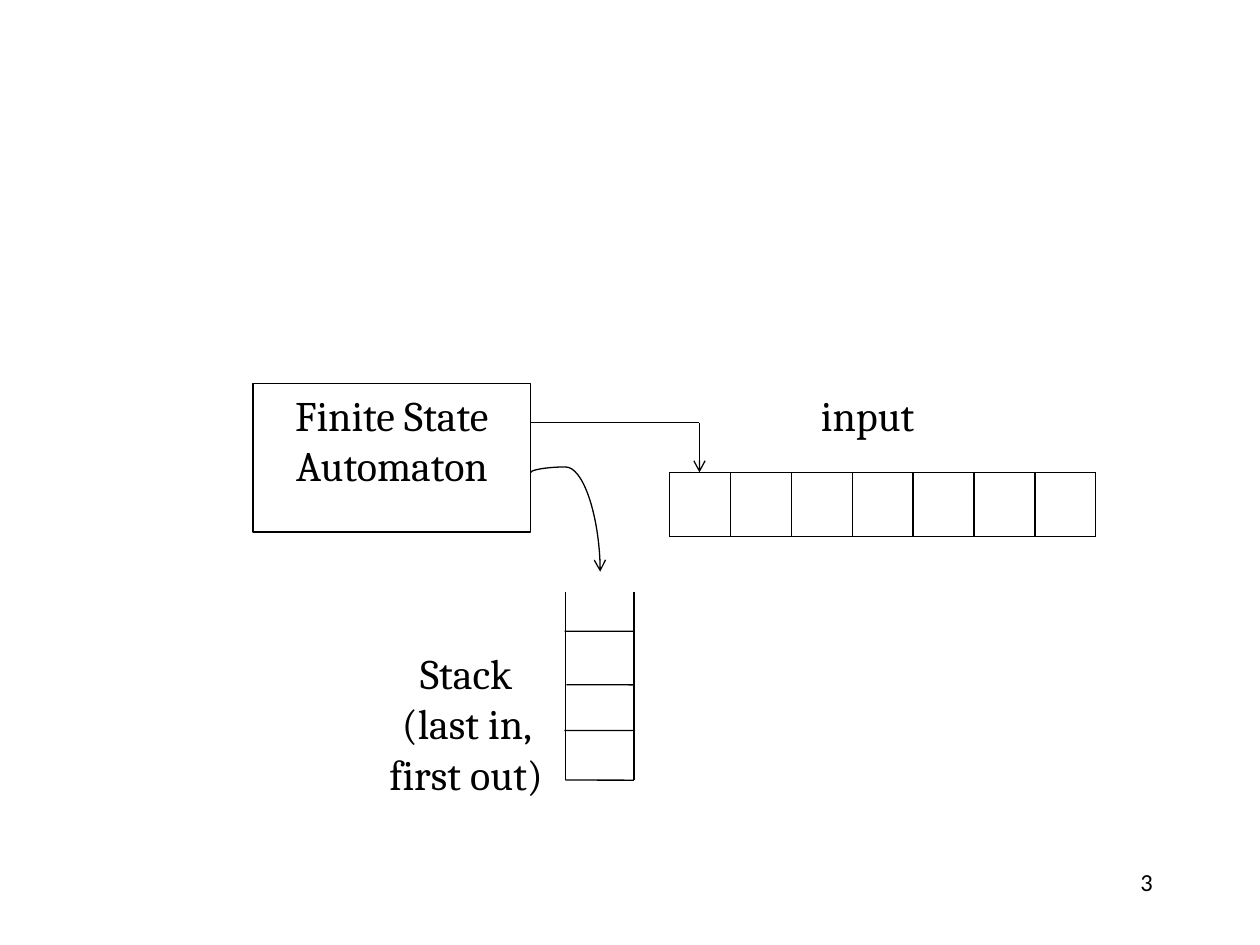
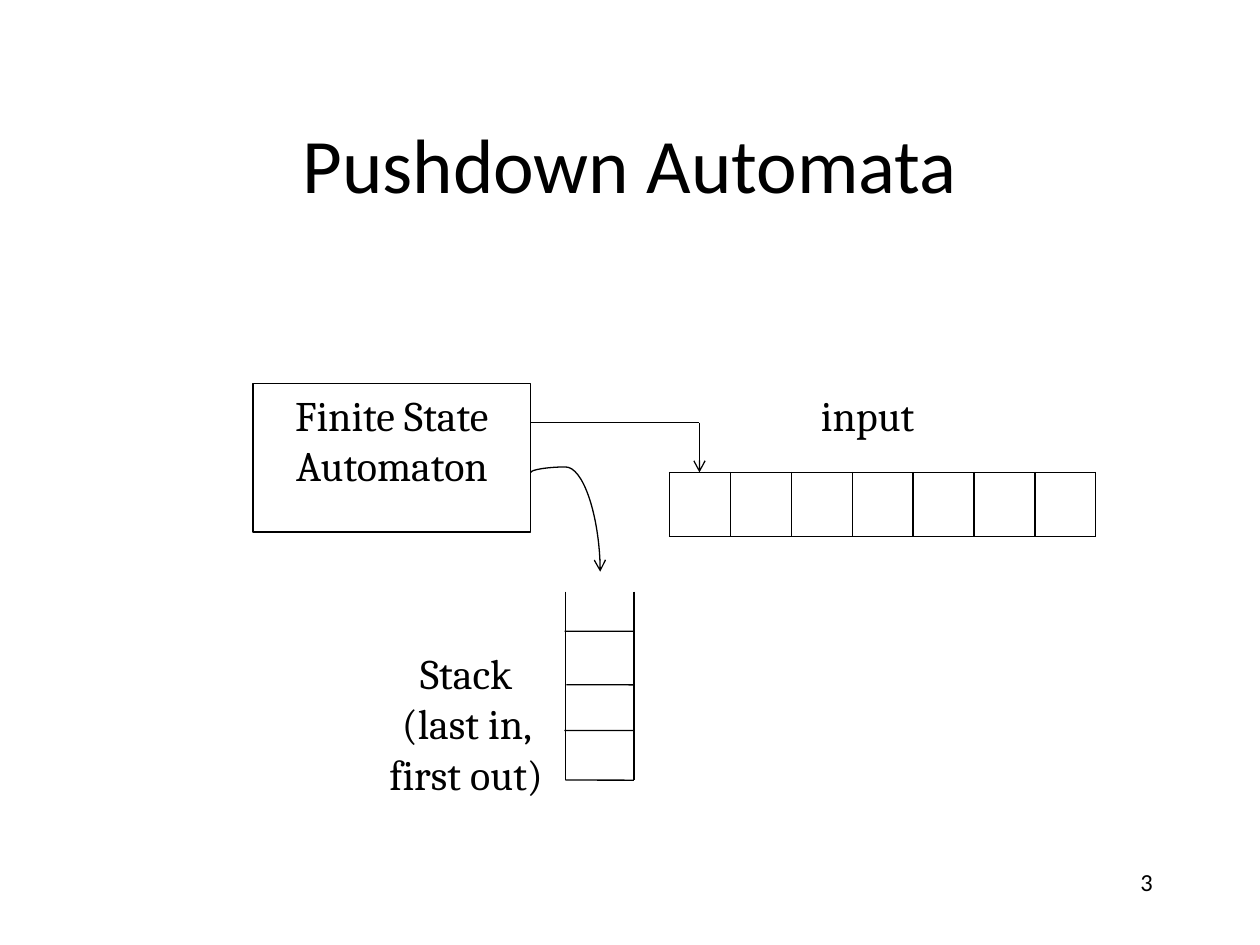
Before and after one commit to anoopsarkar/compilers-class, a slide deck: slide 3 of assets/ppt/cfg/cfg3-pda.pptx. Drawn at 1260x945 pixels with LibreOffice and Linux fonts; fonts in the diff are those of the drawing. Boxes give left, top, right and bottom in pixels: in the first picture for what was removed or moved away, otherwise in the second. Text is boxed around its words. In the diff, an @@ line names an element or a change of style, - is before the commit and + after.

Commit message:
replaced master slide with Calibri font version

```diff
--- a/assets/ppt/cfg/cfg3-pda.pptx
+++ b/assets/ppt/cfg/cfg3-pda.pptx
@@ title added at (302,139,957,194), 44 pt, text #000000 @@
+Pushdown Automata
```
